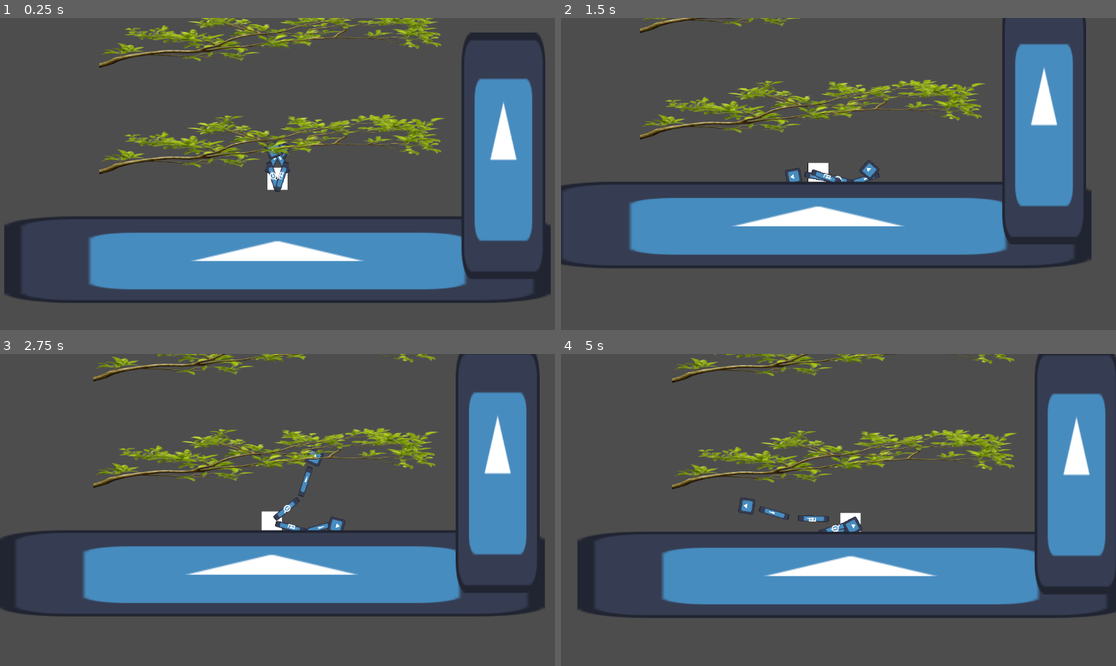
Above: before the commit, frames 1-4 (two rows, left to right).
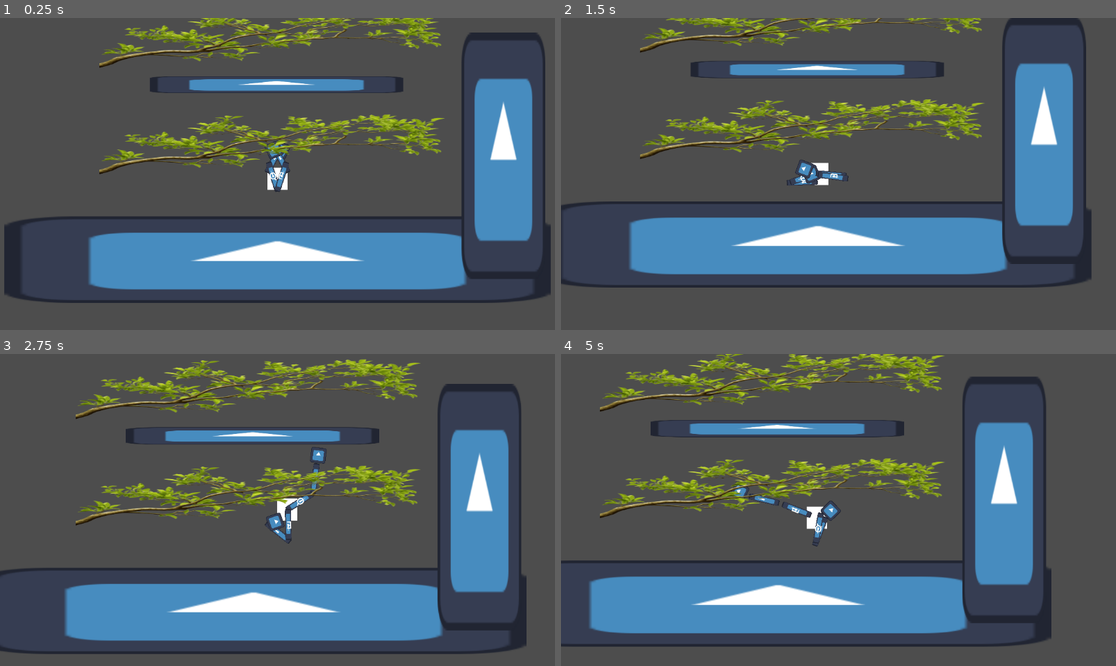
Above: after the commit, the same moments.

Repository: xjalder/banana-bar-bistro
Game: Godot game, scene res://map/map.tscn
The game is run twice, just before and just after one commit, with the same random seed, the same clock (stepped at 60 frames per second) and the same inputs. Before the commit the project starts from res://map/test_map.tscn. The engine's default icon, where the game draws it, is replaced by a stand-in: a white triangle on a blue panel in a dark square.
Inputs (mouse positions are in pixels of both pictures, inside the frame that each line leads up to):
- Up to frame 1 (0.25 s): no input
- Up to frame 2 (1.5 s): move the mouse to (960, 158) at 0.52 s; hold E (right_arm) 0.53-1.28 s; hold S (crouch) 0.53-1.28 s; tap Space (jump) at 0.77, 0.8, 1.07, 1.35 s; move the mouse to (727, 189) at 1.27 s; hold Q (left_arm) from 1.28 s (still down)
- Up to frame 3 (2.75 s): tap Space (jump) at 1.52, 1.82, 2.3 s; tap S (crouch) at 1.55 s; move the mouse to (333, 441) at 2.02 s; release Q (left_arm) at 2.03 s; hold E (right_arm) from 2.03 s (still down); hold S (crouch) from 2.03 s (still down)
- Up to frame 4 (5 s): move the mouse to (810, 572) at 2.77 s; release S (crouch) at 2.78 s; tap S (crouch) at 2.85, 4.35 s; tap Space (jump) at 3.02, 3.32, 4.52, 4.82 s; move the mouse to (1005, 556) at 3.52 s; release E (right_arm) at 3.53 s; hold Space (jump) 3.53-4.28 s; hold Q (left_arm) from 3.53 s (still down); move the mouse to (672, 463) at 4.27 s

The runs differ from the first frame. In frame 1, 1.5% of the frame differs, in the area x 27-73%, y 18-25%; in frame 2, 25%; in frame 3, 41%; in frame 4, 41%, in the area x 0-100%, y 0-94%.

Commit message:
Implemented platforms and improved vertical movement

Diff:
--- /dev/null
+++ b/logic/main.tscn
@@ -0,0 +1,7 @@
+[gd_scene format=3 uid="uid://dccwjy27hoe3j"]
+
+[ext_resource type="PackedScene" uid="uid://cvok5ewpyc0k6" path="res://map/map.tscn" id="1_uakhj"]
+
+[node name="Main" type="Node" unique_id=738397567]
+
+[node name="Map" parent="." unique_id=1327460236 instance=ExtResource("1_uakhj")]
--- a/map/test_map.tscn
+++ b/map/map.tscn
@@ -1,17 +1,19 @@
 [gd_scene format=3 uid="uid://cvok5ewpyc0k6"]
 
-[ext_resource type="PackedScene" uid="uid://c2bu7gqw8rbso" path="res://player/player.tscn" id="1_qyrbn"]
-[ext_resource type="Texture2D" uid="uid://bw52m2ogcluy7" path="res://icon.svg" id="2_67hre"]
-[ext_resource type="Script" uid="uid://ddy2f7g3os7wd" path="res://player/swingable.gd" id="3_67hre"]
-[ext_resource type="Texture2D" uid="uid://bk0lceil3gipo" path="res://assets/tree-branch-isolated-on-transparent-background_png.png.png" id="3_vv62k"]
+[ext_resource type="PackedScene" uid="uid://c2bu7gqw8rbso" path="res://player/player.tscn" id="1_kffv2"]
+[ext_resource type="Texture2D" uid="uid://bw52m2ogcluy7" path="res://icon.svg" id="2_7lyie"]
+[ext_resource type="PackedScene" uid="uid://qcg3f5otv3dp" path="res://map/platform.tscn" id="3_5jdw0"]
+[ext_resource type="Script" uid="uid://ddy2f7g3os7wd" path="res://player/swingable.gd" id="4_kxmgb"]
+[ext_resource type="Texture2D" uid="uid://bk0lceil3gipo" path="res://assets/tree-branch-isolated-on-transparent-background_png.png.png" id="5_e8e5r"]
 
 [sub_resource type="RectangleShape2D" id="RectangleShape2D_1cmj6"]
+size = Vector2(20.946732, 29.903465)
 
 [sub_resource type="RectangleShape2D" id="RectangleShape2D_1yi38"]
 
-[node name="TestMap" type="Node2D" unique_id=1327460236]
+[node name="Map" type="Node2D" unique_id=1327460236]
 
-[node name="Player" parent="." unique_id=1042275332 instance=ExtResource("1_qyrbn")]
+[node name="Player" parent="." unique_id=1042275332 instance=ExtResource("1_kffv2")]
 walkspeed = 40.0
 
 [node name="StaticBody2D" type="StaticBody2D" parent="." unique_id=1716734742]
@@ -32,21 +34,24 @@
 collision_mask = 0
 
 [node name="Sprite2D" type="Sprite2D" parent="StaticBody2D2" unique_id=1522975652]
-texture = ExtResource("2_67hre")
+texture = ExtResource("2_7lyie")
 
 [node name="CollisionShape2D" type="CollisionShape2D" parent="StaticBody2D2" unique_id=1716309341]
 scale = Vector2(5.640002, 5.880001)
 shape = SubResource("RectangleShape2D_1cmj6")
+
+[node name="Platform" parent="." unique_id=626660404 instance=ExtResource("3_5jdw0")]
+position = Vector2(-3.9999924, -361)
 
 [node name="Area2D" type="Area2D" parent="." unique_id=216673192]
 position = Vector2(13.999998, -113)
 scale = Vector2(2.92, 0.88)
 collision_layer = 8
 collision_mask = 4
-script = ExtResource("3_67hre")
+script = ExtResource("4_kxmgb")
 
 [node name="Sprite2D" type="Sprite2D" parent="Area2D" unique_id=624604150]
-texture = ExtResource("3_vv62k")
+texture = ExtResource("5_e8e5r")
 
 [node name="CollisionShape2D" type="CollisionShape2D" parent="Area2D" unique_id=1245552]
 scale = Vector2(20.160002, 9.080001)
--- /dev/null
+++ b/map/platform.gd
@@ -0,0 +1,38 @@
+class_name Platform extends Area2D
+
+@onready var platform_body := $StaticBody2D
+
+var num_arms_grappled : int = 0
+
+func _ready() -> void:
+	body_entered.connect(body_enter)
+	SignalBus.grapple.connect(on_grapple)
+	SignalBus.ungrapple.connect(on_ungrapple)
+	SignalBus.falling_held.connect(_disable_collision)
+	SignalBus.falling_released.connect(_enable_collision)
+
+func body_enter(body : Node2D):
+	var collision_dir = (body.global_position - platform_body.global_position).normalized()
+
+	if collision_dir.y < 0:
+		_enable_collision()
+	else:
+		_disable_collision()
+
+func _enable_collision() -> void:
+	var platform_mask = 1 << 4
+	platform_body.collision_layer |= platform_mask
+
+func _disable_collision() -> void:
+	var platform_mask = 1 << 4
+	platform_body.collision_layer &= ~platform_mask
+
+func on_grapple() -> void:
+	num_arms_grappled = min(2, num_arms_grappled + 1)
+	if num_arms_grappled >= 1:
+		_disable_collision()
+
+func on_ungrapple() -> void:
+	num_arms_grappled = max(0, num_arms_grappled - 1)
+	if num_arms_grappled == 0:
+		_enable_collision()
--- /dev/null
+++ b/map/platform.tscn
@@ -0,0 +1,33 @@
+[gd_scene format=3 uid="uid://qcg3f5otv3dp"]
+
+[ext_resource type="Script" uid="uid://du5rulgaa3yxn" path="res://map/platform.gd" id="1_wflxl"]
+[ext_resource type="Texture2D" uid="uid://bw52m2ogcluy7" path="res://icon.svg" id="2_e0dfi"]
+
+[sub_resource type="RectangleShape2D" id="RectangleShape2D_1cmj6"]
+size = Vector2(20.946732, 29.903465)
+
+[sub_resource type="RectangleShape2D" id="RectangleShape2D_67hre"]
+size = Vector2(112.54291, 118.417725)
+
+[node name="Platform" type="Area2D" unique_id=626660404]
+scale = Vector2(-8.2190895, 0.55734897)
+collision_layer = 0
+collision_mask = 2
+script = ExtResource("1_wflxl")
+
+[node name="Sprite2D" type="Sprite2D" parent="." unique_id=578163037]
+texture = ExtResource("2_e0dfi")
+
+[node name="CollisionShape2D" type="CollisionShape2D" parent="." unique_id=1807842308]
+position = Vector2(0.060830712, 3.588379)
+scale = Vector2(5.640001, 5.880001)
+shape = SubResource("RectangleShape2D_1cmj6")
+
+[node name="StaticBody2D" type="StaticBody2D" parent="." unique_id=1180390722]
+collision_layer = 16
+collision_mask = 0
+
+[node name="CollisionShape2D" type="CollisionShape2D" parent="StaticBody2D" unique_id=893850510]
+position = Vector2(-0.060833067, 3.58844)
+scale = Vector2(0.99999976, 1)
+shape = SubResource("RectangleShape2D_67hre")
--- a/player/player.gd
+++ b/player/player.gd
@@ -9,6 +9,7 @@
 
 var walk_left_held : bool
 var walk_right_held : bool
+var crouching : bool
 
 # Called when the node enters the scene tree for the first time.
 func _ready() -> void:
@@ -16,7 +17,7 @@
 	SignalBus.ungrapple.connect(on_ungrapple)
 
 func _physics_process(delta: float) -> void:
-	if grappled or (walk_left_held and walk_right_held) or body.get_contact_count() < 1:
+	if grappled or (walk_left_held and walk_right_held):
 		return
 
 	if walk_left_held:
@@ -41,8 +42,17 @@
 		walk_left_held = true
 	elif event.is_action_pressed("walk_right"):
 		walk_right_held = true
+	if event.is_action_pressed("crouch"):
+		crouching = false
 
 	if event.is_action_released("walk_left"):
 		walk_left_held = false
 	elif event.is_action_released("walk_right"):
 		walk_right_held = false
+	elif event.is_action_released("crouch"):
+		crouching = false
+
+	if event.is_action_pressed("jump") and crouching:
+		SignalBus.falling_held.emit()
+	if event.is_action_released("jump"):
+		SignalBus.falling_released.emit()
--- a/player/player.tscn
+++ b/player/player.tscn
@@ -20,6 +20,7 @@
 
 [node name="Body" type="RigidBody2D" parent="." unique_id=875229320 node_paths=PackedStringArray("left_arm", "right_arm")]
 collision_layer = 2
+collision_mask = 17
 mass = 500.0
 contact_monitor = true
 max_contacts_reported = 1
--- a/project.godot
+++ b/project.godot
@@ -59,6 +59,7 @@
 2d_physics/layer_2="Player"
 2d_physics/layer_3="Hand"
 2d_physics/layer_4="Swingable"
+2d_physics/layer_5="Platform"
 
 [physics]
 
--- a/signal_bus.gd
+++ b/signal_bus.gd
@@ -2,3 +2,5 @@
 
 signal grapple
 signal ungrapple
+signal falling_held
+signal falling_released
Not shown: 4 places in map/map.tscn that only renumber resources
Not shown, added: map/platform.gd.uid
